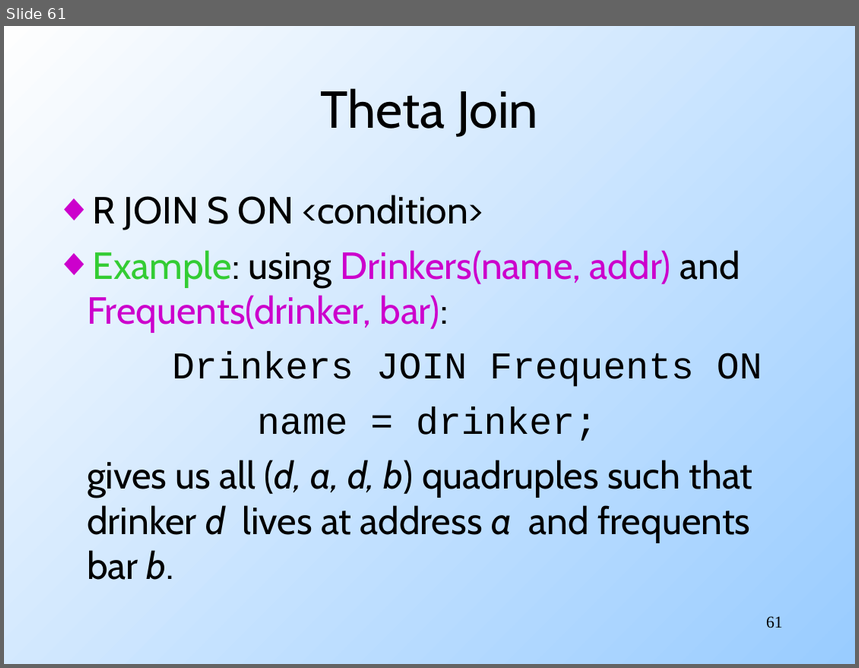
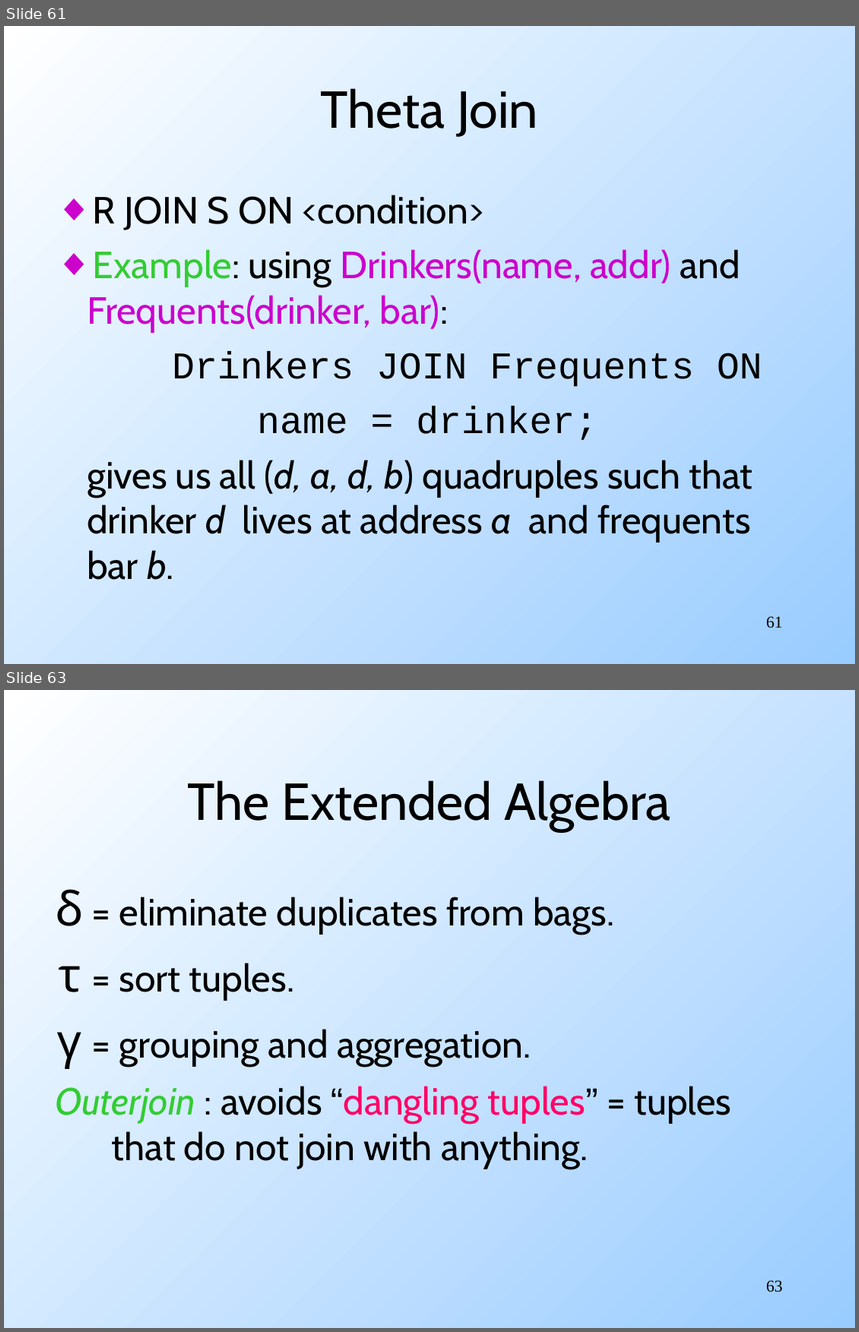
Before and after one commit to mohankgaddam/eas503ubcourse, a slide deck: _downloads/SQL.ppt. Shown one above the other, each under a label of ours: slide 61 before the commit, slides 61 and 63 after it; the slides between them are not shown. The pictures are 859x668 and 859x1332 pixels, drawn with LibreOffice and Linux fonts; fonts in the diff are those of the drawing. Boxes give left, top, right and bottom in pixels: in the first picture for what was removed or moved away, otherwise in the second. Text is boxed around its words. In the diff, an @@ line names an element or a change of style, - is before the commit and + after.

```diff
--- a/_downloads/SQL.ppt
+++ b/_downloads/SQL.ppt
@@ slide 63 added at [4, 690, 855, 1328], background gradient #99CCFF to #FFFFFF @@
@@ title added at [188, 780, 671, 832], 44 pt, text #000000 @@
+The Extended Algebra
@@ text added at [55, 889, 731, 1168], 32 pt, text #000000 @@
+δ = eliminate duplicates from bags.
+τ = sort tuples.
+γ = grouping and aggregation.
+Outerjoin : avoids “dangling tuples” = tuples that do not join with anything.
@@ page number added at [766, 1281, 783, 1293], 14 pt, text #000000 @@
+63
```
Also in this commit, not shown: 60 other slides changed, 47 other slides added.
